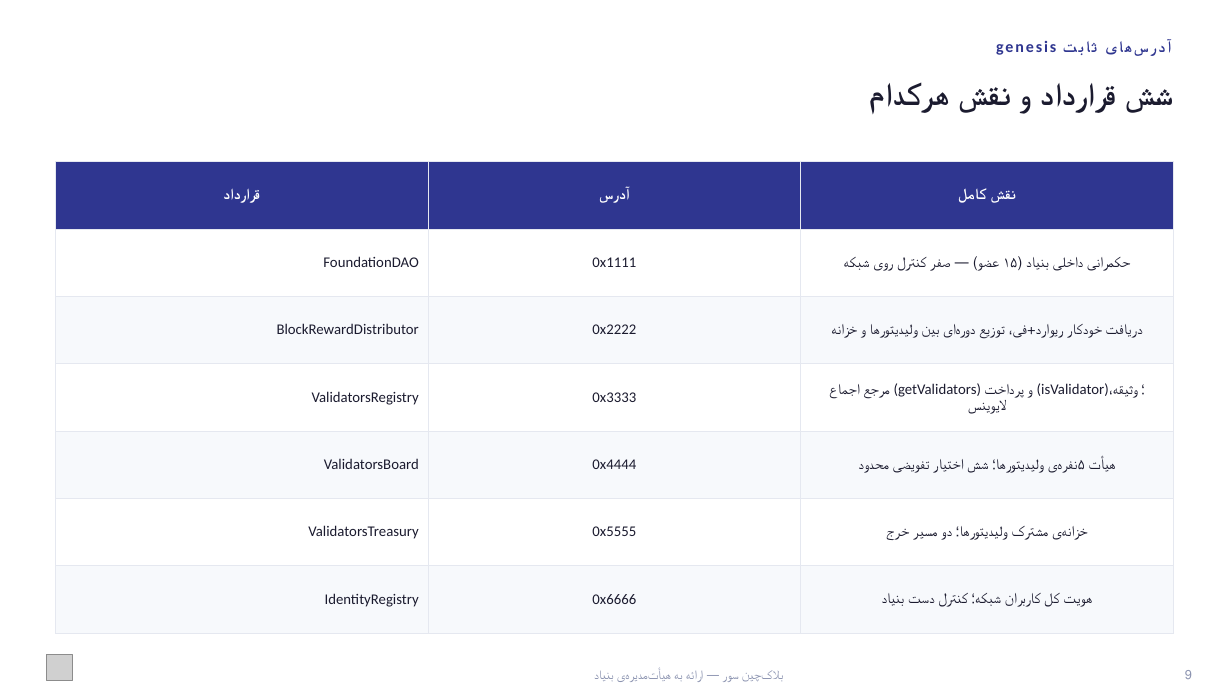
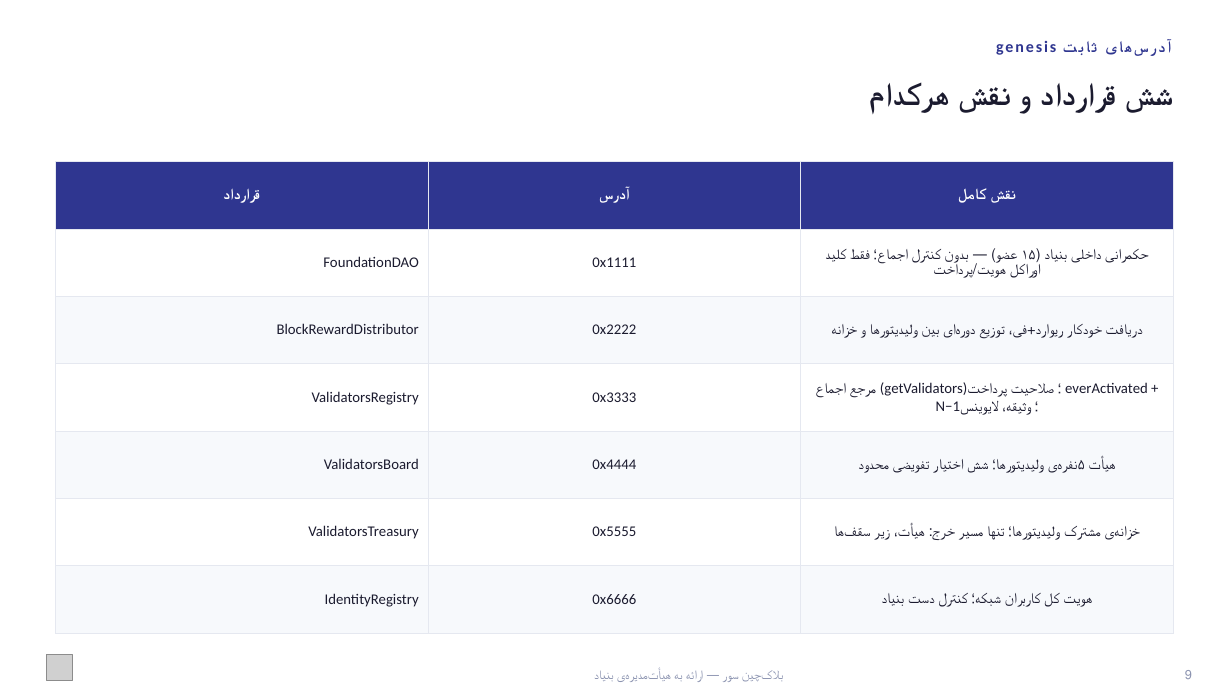
Before and after one commit to Sur-network/sur-new, a slide deck: slide 10 of presentations/Sur - Board Presentation.pptx. Drawn at 1232x693 pixels with LibreOffice and Linux fonts; fonts in the diff are those of the drawing; grey boxes stand for pictures. Boxes give left, top, right and bottom in pixels: in the first picture for what was removed or moved away, otherwise in the second. Text is boxed around its words. In the diff, an @@ line names an element or a change of style, - is before the commit and + after.

```diff
--- a/presentations/Sur - Board Presentation.pptx
+++ b/presentations/Sur - Board Presentation.pptx
@@ table at (x1=55, y1=162, x2=1173, y2=633) @@
-row 2, column 3: حکمرانی داخلی بنیاد (۱۵ عضو) — صفر کنترل روی شبکه
+row 2, column 3: حکمرانی داخلی بنیاد (۱۵ عضو) — بدون کنترل اجماع؛ فقط کلید اوراکل هویت/پرداخت
-row 4, column 3: مرجع اجماع (getValidators) و پرداخت (isValidator)؛ وثیقه، لایوینس
+row 4, column 3: مرجع اجماع (getValidators)؛ صلاحیت پرداخت everActivated + N−1؛ وثیقه، لایوینس
-row 6, column 3: خزانه‌ی مشترک ولیدیتورها؛ دو مسیر خرج
+row 6, column 3: خزانه‌ی مشترک ولیدیتورها؛ تنها مسیر خرج: هیأت، زیر سقف‌ها
```
Also in this commit, not shown: 12 other slides changed, 35 other files.
